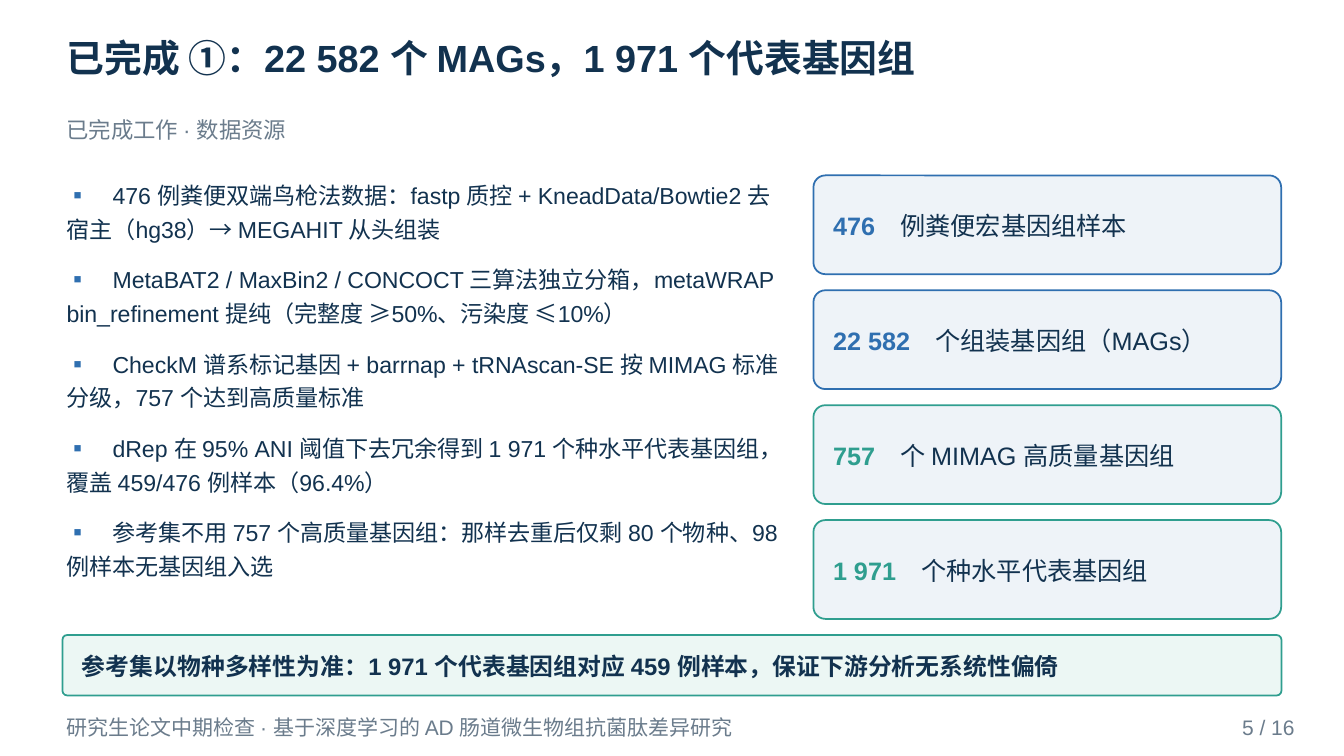
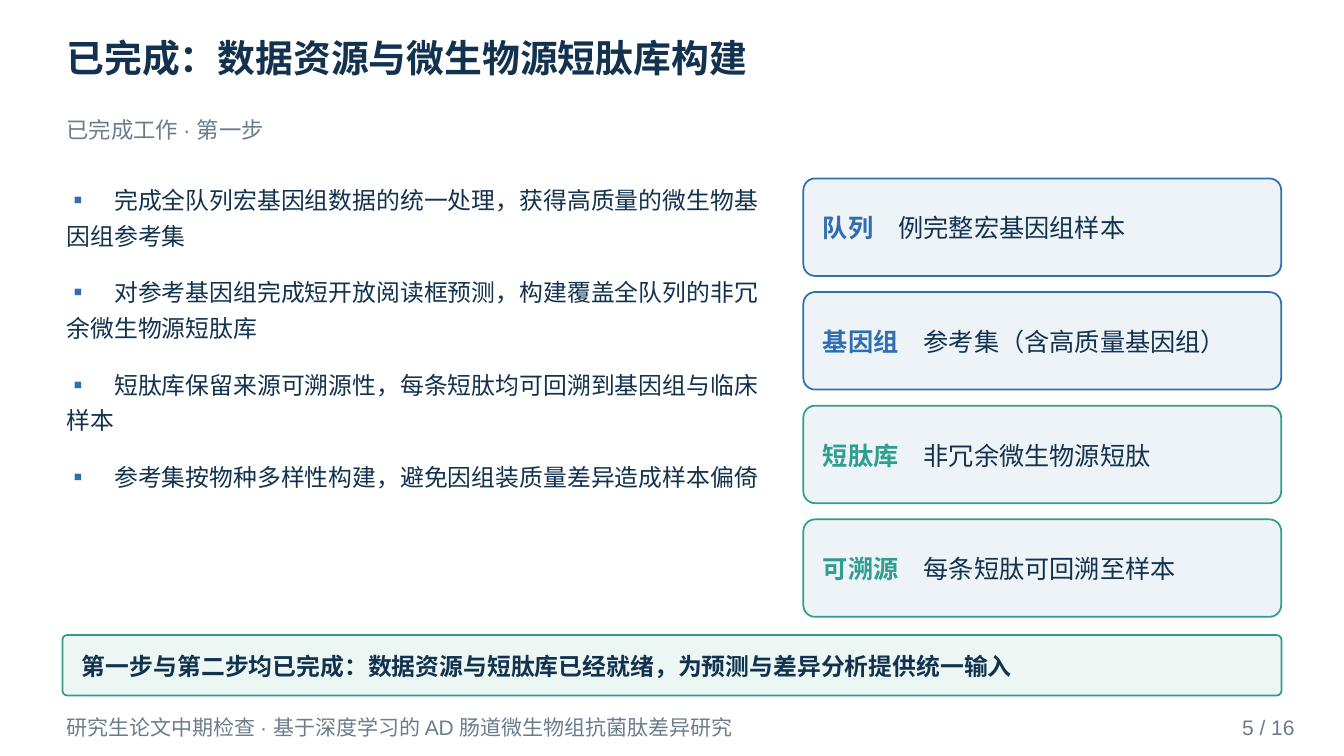
Before and after one commit to mqgg5630-cyber/zhongqi, a slide deck: slide 5 of deliverable/中期答辩.pptx. Drawn at 1344x756 pixels with LibreOffice and Linux fonts; fonts in the diff are those of the drawing. Boxes give left, top, right and bottom in pixels: in the first picture for what was removed or moved away, otherwise in the second. Text is boxed around its words. In the diff, an @@ line names an element or a change of style, - is before the commit and + after.

```diff
--- a/deliverable/中期答辩.pptx
+++ b/deliverable/中期答辩.pptx
@@ text at (67, 39, 747, 76): text changed @@
-已完成 ①：22 582 个 MAGs，1 971 个代表基因组
+已完成：数据资源与微生物源短肽库构建
@@ text at (67, 119, 264, 140): text changed @@
-已完成工作 · 数据资源
+已完成工作 · 第一步
@@ rounded rectangle "队列 例完整宏基因组样本": place and size @@
-rounded rectangle "队列 例完整宏基因组样本" at (814, 175, 1281, 274)
+rounded rectangle "队列 例完整宏基因组样本" at (804, 178, 1281, 276)
@@ text at (67, 189, 758, 489): text changed; size 16.5 to 17 pt @@
-▪ 476 例粪便双端鸟枪法数据：fastp 质控 + KneadData/Bowtie2 去宿主（hg38）→ MEGAHIT 从头组装
-▪ MetaBAT2 / MaxBin2 / CONCOCT 三算法独立分箱，metaWRAP bin_refinement 提纯（完整度 ≥50%、污染度 ≤10%）
-▪ CheckM 谱系标记基因 + barrnap + tRNAscan-SE 按 MIMAG 标准分级，757 个达到高质量标准
-▪ dRep 在 95% ANI 阈值下去冗余得到 1 971 个种水平代表基因组，覆盖 459/476 例样本（96.4%）
-▪ 参考集不用 757 个高质量基因组：那样去重后仅剩 80 个物种、98 例样本无基因组入选
+▪ 完成全队列宏基因组数据的统一处理，获得高质量的微生物基因组参考集
+▪ 对参考基因组完成短开放阅读框预测，构建覆盖全队列的非冗余微生物源短肽库
+▪ 短肽库保留来源可溯源性，每条短肽均可回溯到基因组与临床样本
+▪ 参考集按物种多样性构建，避免因组装质量差异造成样本偏倚
@@ text in rounded rectangle at (823, 215, 1125, 240): text changed @@
-476 例粪便宏基因组样本
+队列 例完整宏基因组样本
@@ rounded rectangle "基因组 参考集（含高质量基因组）": place and size @@
-rounded rectangle "基因组 参考集（含高质量基因组）" at (814, 290, 1281, 389)
+rounded rectangle "基因组 参考集（含高质量基因组）" at (804, 292, 1281, 390)
@@ text in rounded rectangle at (823, 329, 1226, 354): text changed @@
-22 582 个组装基因组（MAGs）
+基因组 参考集（含高质量基因组）
@@ rounded rectangle "短肽库 非冗余微生物源短肽": place and size @@
-rounded rectangle "短肽库 非冗余微生物源短肽" at (814, 405, 1281, 504)
+rounded rectangle "短肽库 非冗余微生物源短肽" at (804, 405, 1281, 503)
@@ text in rounded rectangle at (823, 443, 1151, 468): text changed @@
-757 个 MIMAG 高质量基因组
+短肽库 非冗余微生物源短肽
@@ rounded rectangle "可溯源 每条短肽可回溯至样本": place and size @@
-rounded rectangle "可溯源 每条短肽可回溯至样本" at (814, 520, 1281, 619)
+rounded rectangle "可溯源 每条短肽可回溯至样本" at (804, 519, 1281, 617)
@@ text in rounded rectangle at (823, 556, 1176, 581): text changed @@
-1 971 个种水平代表基因组
+可溯源 每条短肽可回溯至样本
@@ text in rounded rectangle at (82, 654, 1012, 678): text changed @@
-参考集以物种多样性为准：1 971 个代表基因组对应 459 例样本，保证下游分析无系统性偏倚
+第一步与第二步均已完成：数据资源与短肽库已经就绪，为预测与差异分析提供统一输入
```
Also in this commit, not shown: 12 other slides changed, 1 slide added, 1 slide removed, 24 other files.
